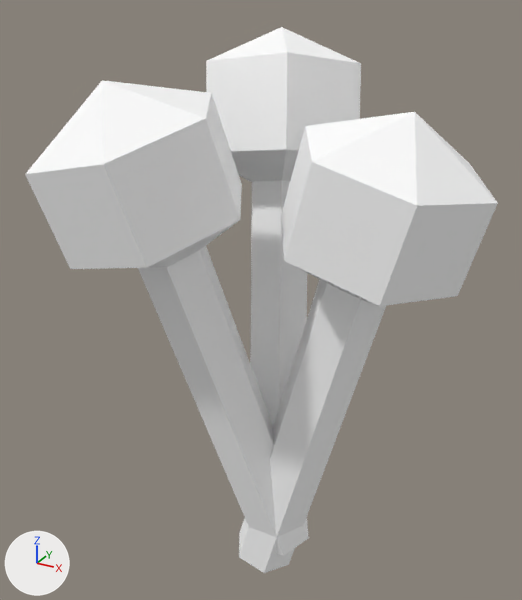
Before and after pictures for a commit that changed the glTF model assets/plants/rattle_plant/rattle_plant.gltf.
Camera for both pictures: a 50 mm camera at (0.637, -1.231, 1.168) aimed at (-0.055, 0.027, 0.539). Every picture has the same lights, and +X, +Y and +Z are marked at lower left. Where no turn or scale is listed for an object, it has been applied to the vertices. Vertices at the same position are counted once.
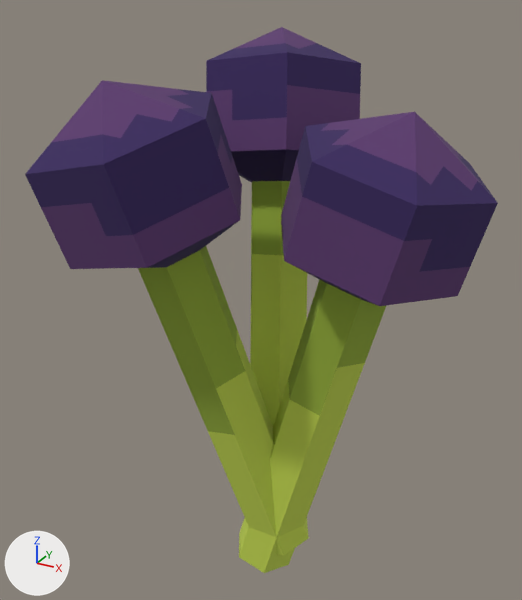
What differs and where, as boxes [x1, y1, x2, y2] in the pictures (522 x 600 px):
```json
{"object": "sphere.002", "change": "surface changed, recoloured", "before": [281, 112, 498, 306], "after": [281, 112, 498, 306], "on screen": "white to purple"}
{"object": "sphere", "change": "surface changed, recoloured", "before": [25, 80, 242, 269], "after": [25, 80, 242, 269], "on screen": "grey to purple"}
{"object": "cylinder", "change": "surface changed", "before": [138, 246, 309, 556], "after": [138, 246, 309, 556], "on screen": "grey to green"}
{"object": "cylinder.002", "change": "surface changed", "before": [239, 279, 387, 573], "after": [239, 279, 387, 573], "on screen": "grey to green"}
{"object": "sphere.001", "change": "surface changed, recoloured", "before": [206, 27, 361, 182], "after": [206, 27, 361, 182], "on screen": "white to purple"}
{"object": "cylinder.001", "change": "surface changed", "before": [250, 181, 307, 427], "after": [250, 181, 307, 427], "on screen": "grey to green"}
```

Scene script edits in JSON lines:
```json
{"op": "add", "block": "img_image_0", "code": ["img_image_0 = load_image('Image_0', '_unpacked/Image_0', 64, 64, 'sRGB')"]}
{"block": "mat_material_0", "change": "nodes: BsdfPrincipled, OutputMaterial"}
{"block": "mat_material_0", "change": "colours: white #ffffff"}
{"block": "mat_material_0", "change": "nodes: BsdfPrincipled, Math x2, OutputMaterial, TexImage"}
{"block": "mat_material_0", "change": "uses the picture img_image_0"}
{"block": "me_mesh_1", "where": "me_mesh_1.from_pydata(...)  # 14 vertices, 24 faces; spans x -0.203..0.203, y -0.183..0.183, z -0.179..0.179"}
{"block": "me_mesh_1", "where": "# used by ob_sphere; location = (-0.189, -0.185, 0.834)"}
{"op": "remove", "block": "me_mesh_1", "code": "me_mesh_1.materials.append(mat_material_1)  # white #ffffff"}
{"block": "me_mesh_1", "change": "me_mesh_1 part 1: texture (UV) coordinates of 24 of 24 faces, centred in x -0.159..0.159, y -0.167..0.164, z -0.151..0.151, changed; they spanned u 0.0..0.19, v 0.81..1.0 and now span u 0.0..0.52, v 0.52..1.0"}
{"op": "add", "block": "me_mesh_1", "code": "me_mesh_1.materials.append(mat_material_0)"}
{"block": "me_mesh_2", "where": "me_mesh_2.from_pydata(...)  # 14 vertices, 24 faces; spans x -0.198..0.198, y -0.184..0.184, z -0.18..0.18"}
{"block": "me_mesh_2", "where": "# used by ob_sphere_001; location = (-0.122, 0.241, 0.898)"}
{"op": "remove", "block": "me_mesh_2", "code": "me_mesh_2.materials.append(mat_material_1)  # white #ffffff"}
{"block": "me_mesh_2", "change": "me_mesh_2 part 2: texture (UV) coordinates of 24 of 24 faces, centred in x -0.159..0.159, y -0.166..0.164, z -0.148..0.148, changed; they spanned u 0.0..0.19, v 0.81..1.0 and now span u 0.0..0.52, v 0.45..1.0"}
{"op": "add", "block": "me_mesh_2", "code": "me_mesh_2.materials.append(mat_material_0)"}
{"block": "me_mesh_3", "where": "me_mesh_3.from_pydata(...)  # 14 vertices, 24 faces; spans x -0.178..0.072, y -0.062..0.27, z -0.021..0.799"}
{"block": "me_mesh_3", "where": "# used by ob_cylinder_001; location = (0.0, 0.0, 0.0)"}
{"block": "me_mesh_3", "change": "me_mesh_3 part 3: texture (UV) coordinates of 24 of 24 faces, centred in x -0.142..0.036, y -0.04..0.249, z -0.011..0.789, changed; they spanned u 0.0..0.07, v 0.19..1.0 and now span u 0.19..0.57, v 0.45..0.83"}
{"block": "me_mesh_4", "where": "me_mesh_4.from_pydata(...)  # 14 vertices, 24 faces; spans x -0.205..0.205, y -0.162..0.162, z -0.181..0.181"}
{"block": "me_mesh_4", "where": "# used by ob_sphere_002; location = (0.21, 0.0, 0.785)"}
{"op": "remove", "block": "me_mesh_4", "code": "me_mesh_4.materials.append(mat_material_1)  # white #ffffff"}
{"block": "me_mesh_4", "change": "me_mesh_4 part 4: texture (UV) coordinates of 24 of 24 faces, centred in x -0.159..0.159, y -0.162..0.162, z -0.145..0.145, changed; they spanned u 0.0..0.19, v 0.81..1.0 and now span u 0.0..0.58, v 0.45..1.0"}
{"op": "add", "block": "me_mesh_4", "code": "me_mesh_4.materials.append(mat_material_0)"}
{"block": "me_mesh_5", "where": "me_mesh_5.from_pydata(...)  # 14 vertices, 24 faces; spans x -0.07..0.28, y -0.062..0.062, z -0.019..0.803"}
{"block": "me_mesh_5", "where": "# used by ob_cylinder_002; location = (-0.032, 0.0, -0.121)"}
{"block": "me_mesh_5", "change": "me_mesh_5 part 5: texture (UV) coordinates of 24 of 24 faces, centred in x -0.035..0.245, y -0.062..0.062, z -0.009..0.794, changed; they spanned u 0.0..0.07, v 0.19..1.0 and now span u 0.36..0.57, v 0.58..1.0"}
```
